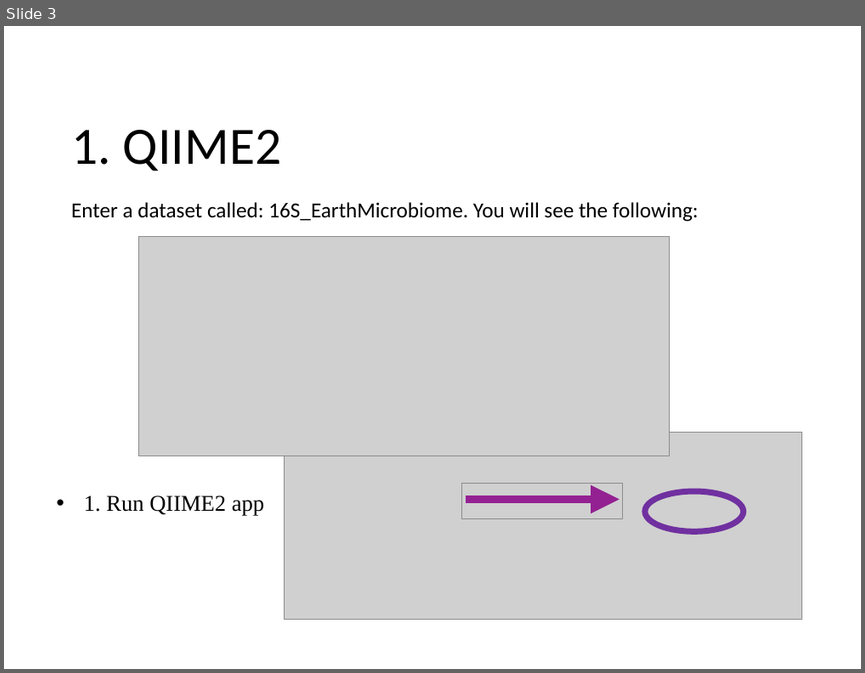
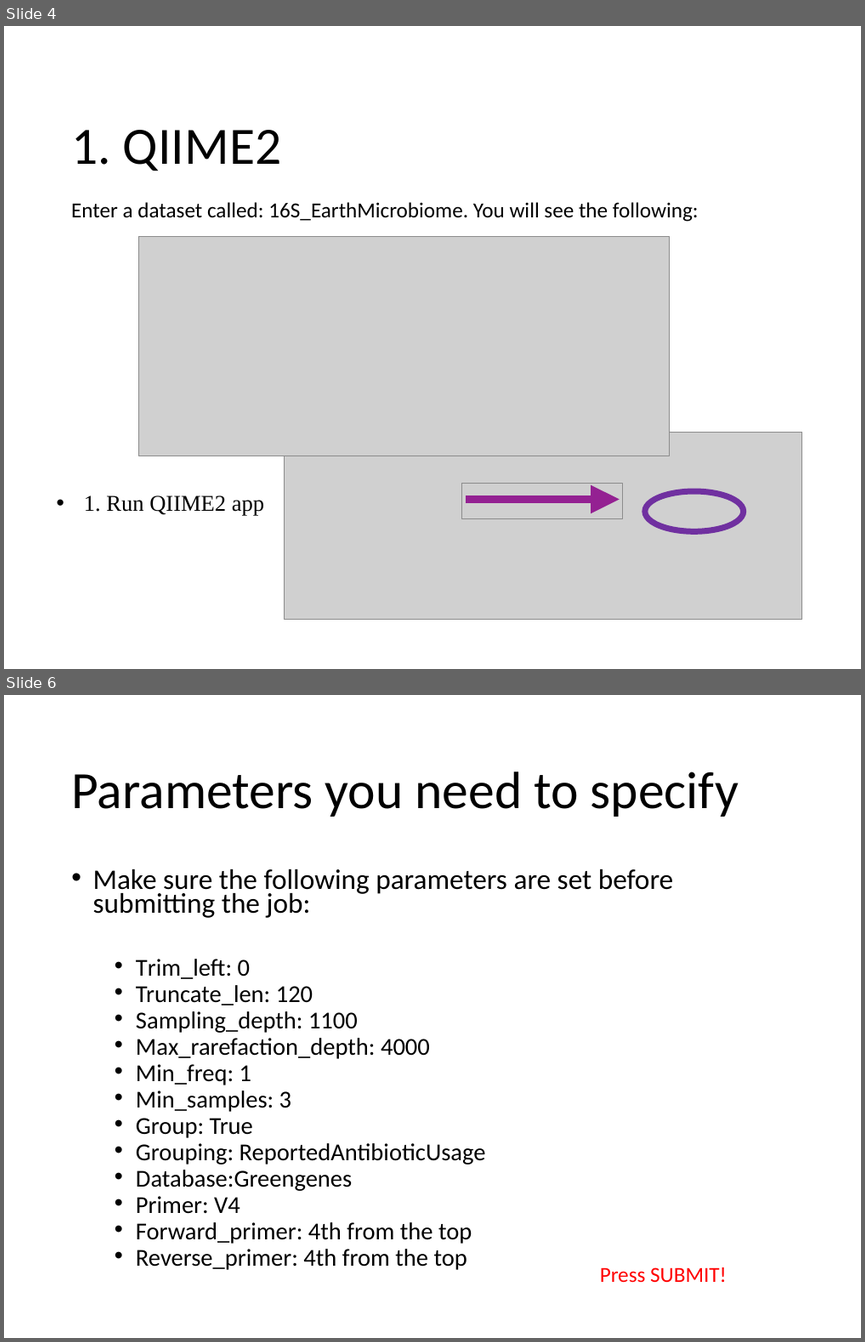
Before and after one commit to zajacn/metagenomics_course_FGCZ, a slide deck: QIIME2.pptx. Shown one above the other, each under a label of ours: slide 3 before the commit, slides 4 and 6 after it; the slides between them are not shown. The pictures are 865x673 and 865x1342 pixels, drawn with LibreOffice and Linux fonts; fonts in the diff are those of the drawing; grey boxes stand for pictures; background and template pictures are left out. Boxes give left, top, right and bottom in pixels: in the first picture for what was removed or moved away, otherwise in the second. Text is boxed around its words. In the diff, an @@ line names an element or a change of style, - is before the commit and + after.

```diff
--- a/QIIME2.pptx
+++ b/QIIME2.pptx
@@ slide 6 added at box(4, 695, 861, 1338), background #FFFFFF @@
@@ title added at box(71, 771, 738, 817), 44 pt, text #000000 @@
+Parameters you need to specify
@@ text added at box(93, 869, 673, 1270), 20.4 pt, text #000000 @@
+• Make sure the following parameters are set before submitting the job:
+  • Trim_left: 0
+  • Truncate_len: 120
+  • Sampling_depth: 1100
+  • Max_rarefaction_depth: 4000
+  • Min_freq: 1
+  • Min_samples: 3
+  • Group: True
+  • Grouping: ReportedAntibioticUsage
+  • Database:Greengenes
+  • Primer: V4
+  • Forward_primer: 4th from the top
+  • Reverse_primer: 4th from the top
@@ text added at box(600, 1267, 726, 1282), 18 pt, text #FF0000 @@
+Press SUBMIT!
@@ what was slide 3 is now slide 4 @@
```
Also in this commit, not shown: 2 slides changed, 1 other slide added, 3 other files.
